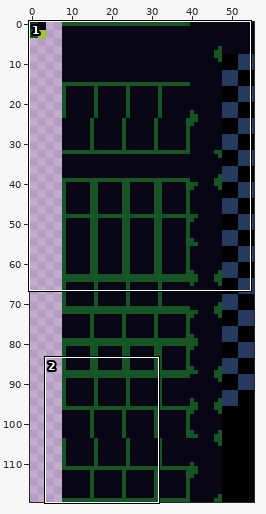
File history of a sprite sheet, sprites/spr_library_foreground_tileset_3/9bb45487-cb2c-4126-8d0e-679d0064df2c.png. The first picture is a wide view before the edit; the outline marks the close-up.
Close-up. As it was:
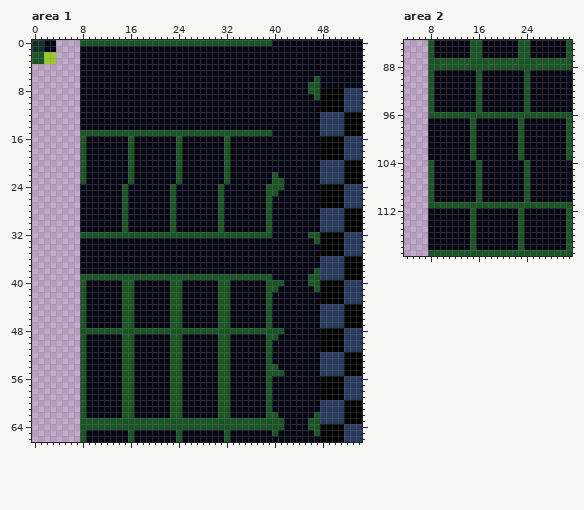
The file is 56x120 pixels. Shown: area 1: x 0..54, y 0..66; area 2: x 4..31, y 84..119.
The same view after the edit:
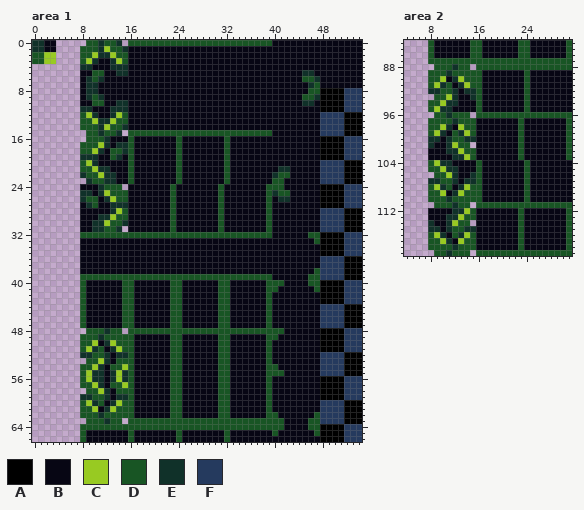
Palette (. is transparent): A #000000  B #070614  C #98ca22  D #185524  E #103129  F #253a5e
Diff:
--- area 1
@@ x 0..54 @@
- 0 EEBB....DDDDDDDDDDDDDDDDDDDDDDDDDDDDDDDDBBBBBBBBBBBBBBB
- 1 EEBB....BBBBBBBBBBBBBBBBBBBBBBBBBBBBBBBBBBBBBBBBBBBBBBB
- 2 DDCC....BBBBBBBBBBBBBBBBBBBBBBBBBBBBBBBBBBBBBBBBBBBBBBB
- 3 DDCC....BBBBBBBBBBBBBBBBBBBBBBBBBBBBBBBBBBBBBBBBBBBBBBB
- 4 ........BBBBBBBBBBBBBBBBBBBBBBBBBBBBBBBBBBBBBBBBBBBBBBB
- 5 ........BBBBBBBBBBBBBBBBBBBBBBBBBBBBBBBBBBBBBBBBBBBBBBB
- 6 ........BBBBBBBBBBBBBBBBBBBBBBBBBBBBBBBBBBBBBBBDBBBBBBB
- 7 ........BBBBBBBBBBBBBBBBBBBBBBBBBBBBBBBBBBBBBBDDBBBBBBB
- 8 ........BBBBBBBBBBBBBBBBBBBBBBBBBBBBBBBBBBBBBBDDAAAAFFF
- 9 ........BBBBBBBBBBBBBBBBBBBBBBBBBBBBBBBBBBBBBBBDAAAAFFF
-10 ........BBBBBBBBBBBBBBBBBBBBBBBBBBBBBBBBBBBBBBBBAAAAFFF
-11 ........BBBBBBBBBBBBBBBBBBBBBBBBBBBBBBBBBBBBBBBBAAAAFFF
-12 ........BBBBBBBBBBBBBBBBBBBBBBBBBBBBBBBBBBBBBBBBFFFFAAA
-13 ........BBBBBBBBBBBBBBBBBBBBBBBBBBBBBBBBBBBBBBBBFFFFAAA
-14 ........BBBBBBBBBBBBBBBBBBBBBBBBBBBBBBBBBBBBBBBBFFFFAAA
-15 ........DDDDDDDDDDDDDDDDDDDDDDDDDDDDDDDDBBBBBBBBFFFFAAA
-16 ........DBBBBBBBDBBBBBBBDBBBBBBBDBBBBBBBBBBBBBBBAAAAFFF
-17 ........DBBBBBBBDBBBBBBBDBBBBBBBDBBBBBBBBBBBBBBBAAAAFFF
-18 ........DBBBBBBBDBBBBBBBDBBBBBBBDBBBBBBBBBBBBBBBAAAAFFF
-19 ........DBBBBBBBDBBBBBBBDBBBBBBBDBBBBBBBBBBBBBBBAAAAFFF
-20 ........DBBBBBBBDBBBBBBBDBBBBBBBDBBBBBBBBBBBBBBBFFFFAAA
-21 ........DBBBBBBBDBBBBBBBDBBBBBBBDBBBBBBBBBBBBBBBFFFFAAA
-22 ........DBBBBBBBDBBBBBBBDBBBBBBBDBBBBBBBDBBBBBBBFFFFAAA
-23 ........DBBBBBBBDBBBBBBBDBBBBBBBDBBBBBBBDDBBBBBBFFFFAAA
-24 ........BBBBBBBDBBBBBBBDBBBBBBBDBBBBBBBDDDBBBBBBAAAAFFF
-25 ........BBBBBBBDBBBBBBBDBBBBBBBDBBBBBBBDDBBBBBBBAAAAFFF
-26 ........BBBBBBBDBBBBBBBDBBBBBBBDBBBBBBBDBBBBBBBBAAAAFFF
-27 ........BBBBBBBDBBBBBBBDBBBBBBBDBBBBBBBDBBBBBBBBAAAAFFF
-28 ........BBBBBBBDBBBBBBBDBBBBBBBDBBBBBBBDBBBBBBBBFFFFAAA
-29 ........BBBBBBBDBBBBBBBDBBBBBBBDBBBBBBBDBBBBBBBBFFFFAAA
-30 ........BBBBBBBDBBBBBBBDBBBBBBBDBBBBBBBDBBBBBBBBFFFFAAA
-31 ........BBBBBBBDBBBBBBBDBBBBBBBDBBBBBBBDBBBBBBBBFFFFAAA
+ 0 EEBB.....DDEDDE.DDDDDDDDDDDDDDDDDDDDDDDDBBBBBBBBBBBBBBB
+ 1 EEBB....DDDECDDEBBBBBBBBBBBBBBBBBBBBBBBBBBBBBBBBBBBBBBB
+ 2 DDCC....DDCEECDDBBBBBBBBBBBBBBBBBBBBBBBBBBBBBBBBBBBBBBB
+ 3 DDCC....DCEBBECDBBBBBBBBBBBBBBBBBBBBBBBBBBBBBBBBBBBBBBB
+ 4 ........EEBBBEEEBBBBBBBBBBBBBBBBBBBBBBBBBBBBBBBBBBBBBBB
+ 5 ........BBDDBBEEBBBBBBBBBBBBBBBBBBBBBBBBBBBBBEEBBBBBBBB
+ 6 ........BEDEBBBBBBBBBBBBBBBBBBBBBBBBBBBBBBBBBDDEBBBBBBB
+ 7 ........BEEBBBBBBBBBBBBBBBBBBBBBBBBBBBBBBBBBBBEDBBBBBBB
+ 8 ........BEEBBBBBBBBBBBBBBBBBBBBBBBBBBBBBBBBBBBDDAAAAFFF
+ 9 ........BEDEBBBBBBBBBBBBBBBBBBBBBBBBBBBBBBBBBDDEAAAAFFF
+10 ........BBDDBBEEBBBBBBBBBBBBBBBBBBBBBBBBBBBBBEEBAAAAFFF
+11 ........EEBBBEEEBBBBBBBBBBBBBBBBBBBBBBBBBBBBBBBBAAAAFFF
+12 ........DCEBBECDBBBBBBBBBBBBBBBBBBBBBBBBBBBBBBBBFFFFAAA
+13 ........DDCEECDDBBBBBBBBBBBBBBBBBBBBBBBBBBBBBBBBFFFFAAA
+14 ........DDDECDDEBBBBBBBBBBBBBBBBBBBBBBBBBBBBBBBBFFFFAAA
+15 .........DDEDDE.DDDDDDDDDDDDDDDDDDDDDDDDBBBBBBBBFFFFAAA
+16 .........DDDEBBBDBBBBBBBDBBBBBBBDBBBBBBBBBBBBBBBAAAAFFF
+17 ........DDDCEBEEDBBBBBBBDBBBBBBBDBBBBBBBBBBBBBBBAAAAFFF
+18 ........DDCEBDDEDBBBBBBBDBBBBBBBDBBBBBBBBBBBBBBBAAAAFFF
+19 ........EEEBBDEBDBBBBBBBDBBBBBBBDBBBBBBBBBBBBBBBAAAAFFF
+20 ........DCEBBBBBDBBBBBBBDBBBBBBBDBBBBBBBBBBBBBBBFFFFAAA
+21 ........DDCEEBBBDBBBBBBBDBBBBBBBDBBBBBBBBEEBBBBBFFFFAAA
+22 ........EDDCEEBBDBBBBBBBDBBBBBBBDBBBBBBBEDDBBBBBFFFFAAA
+23 .........EDDEEBBDBBBBBBBDBBBBBBBDBBBBBBBDDBBBBBBFFFFAAA
+24 ........BBBEDDD.BBBBBBBDBBBBBBBDBBBBBBBDDDBBBBBBAAAAFFF
+25 ........EEBECDDDBBBBBBBDBBBBBBBDBBBBBBBDEDDBBBBBAAAAFFF
+26 ........EDDBECDDBBBBBBBDBBBBBBBDBBBBBBBDBEEBBBBBAAAAFFF
+27 ........BEDBBEEEBBBBBBBDBBBBBBBDBBBBBBBDBBBBBBBBAAAAFFF
+28 ........BBBBBECDBBBBBBBDBBBBBBBDBBBBBBBDBBBBBBBBFFFFAAA
+29 ........BBBEECDDBBBBBBBDBBBBBBBDBBBBBBBDBBBBBBBBFFFFAAA
+30 ........BBEECDDEBBBBBBBDBBBBBBBDBBBBBBBDBBBBBBBBFFFFAAA
+31 ........BBEEDDE.BBBBBBBDBBBBBBBDBBBBBBBDBBBBBBBBFFFFAAA
 32 ........DDDDDDDDDDDDDDDDDDDDDDDDDDDDDDDDBBBBBBDDAAAAFFF
@@ x 6..17 @@
 47 ..DBBBBBBDDB
-48 ..DDDDDDDDDD
-49 ..DBBBBBBDDB
-50 ..DBBBBBBDDB
-51 ..DBBBBBBDDB
-52 ..DBBBBBBDDB
-53 ..DBBBBBBDDB
-54 ..DBBBBBBDDB
-55 ..DBBBBBBDDB
-56 ..DBBBBBBDDB
-57 ..DBBBBBBDDB
-58 ..DBBBBBBDDB
-59 ..DBBBBBBDDB
-60 ..DBBBBBBDDB
-61 ..DBBBBBBDDB
-62 ..DBBBBBBDDB
-63 ..DDDDDDDDDD
+48 ...DDDEDD.DD
+49 ..DDDEDDDDDB
+50 ..DDCBECDDDB
+51 ..DCEDBECDDB
+52 ..EEDDEBEEDB
+53 ...DDCEBDDDB
+54 ..DDCEBDDCDB
+55 ..DCEEBECEDB
+56 ..DCEEBECEDB
+57 ..DDCEBDDCDB
+58 ...DDCEBDDDB
+59 ..EEDDEBEEDB
+60 ..DCEDBECDDB
+61 ..DDCBECDDDB
+62 ..DDDEDDDDDB
+63 ...DDDEDD.DD
 64 ..DDDDDDDDDD
--- area 2
@@ x 6..17 @@
  87 ..DDDDDDDDDD
- 88 ..DDDDDDDDDD
- 89 ..DBBBBBBBDB
- 90 ..DBBBBBBBDB
- 91 ..DBBBBBBBDB
- 92 ..DBBBBBBBDB
- 93 ..DBBBBBBBDB
- 94 ..DBBBBBBBDB
- 95 ..DBBBBBBBDB
- 96 ..DDDDDDDDDD
- 97 ..BBBBBBBDBB
- 98 ..BBBBBBBDBB
- 99 ..BBBBBBBDBB
-100 ..BBBBBBBDBB
-101 ..BBBBBBBDBB
-102 ..BBBBBBBDBB
-103 ..BBBBBBBDBB
-104 ..DBBBBBBBDB
-105 ..DBBBBBBBDB
-106 ..DBBBBBBBDB
-107 ..DBBBBBBBDB
-108 ..DBBBBBBBDB
-109 ..DBBBBBBBDB
-110 ..DBBBBBBBDB
-111 ..DDDDDDDDDD
-112 ..BBBBBBBDBB
-113 ..BBBBBBBDBB
-114 ..BBBBBBBDBB
-115 ..BBBBBBBDBB
-116 ..BBBBBBBDBB
-117 ..BBBBBBBDBB
-118 ..BBBBBBBDBB
-119 ..DDDDDDDDDD
+ 88 ...DDDEDD.DD
+ 89 ..DDDEDDDDDB
+ 90 ..DDCBECDDDB
+ 91 ..DCEDBECDDB
+ 92 ..EEDDEBEEDB
+ 93 ...DDCEBBEDB
+ 94 ..DDCEEBBBDB
+ 95 ..DCEEBBBBDB
+ 96 ...DDEDDD.DD
+ 97 ..DDDDEDDDBB
+ 98 ..DDCEBCDDBB
+ 99 ..DCEBDECDBB
+100 ..EEBEDDEEBB
+101 ..EBBECDD.BB
+102 ..BBBEECDDBB
+103 ..BBBBEECDBB
+104 ..DCEEBBBBDB
+105 ..DDCEEBBBDB
+106 ...DDCEBBEDB
+107 ..EEDDEBEEDB
+108 ..DCEDBECDDB
+109 ..DDCBECDDDB
+110 ..DDDEDDDDDB
+111 ...DDDEDD.DD
+112 ..BBBBEECDBB
+113 ..BBBEECDDBB
+114 ..EBBECDD.BB
+115 ..EEBEDDEEBB
+116 ..DCEBDECDBB
+117 ..DDCEBCDDBB
+118 ..DDDDEDDDBB
+119 ...DDEDDD.DD
